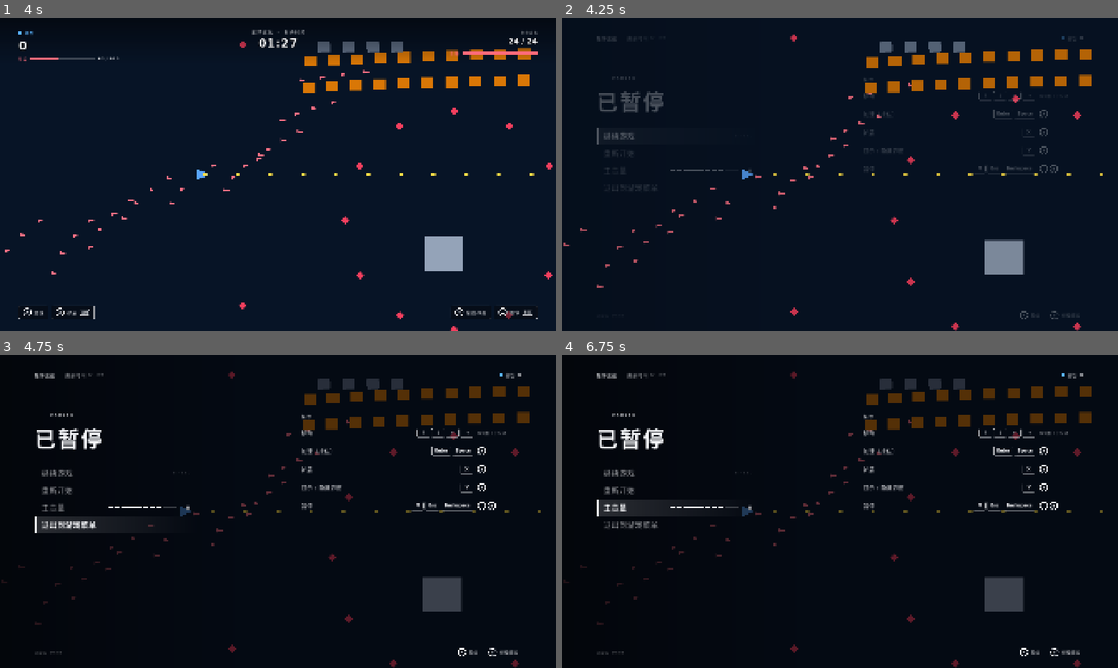
Above: before the commit, frames 1-4 (two rows, left to right).
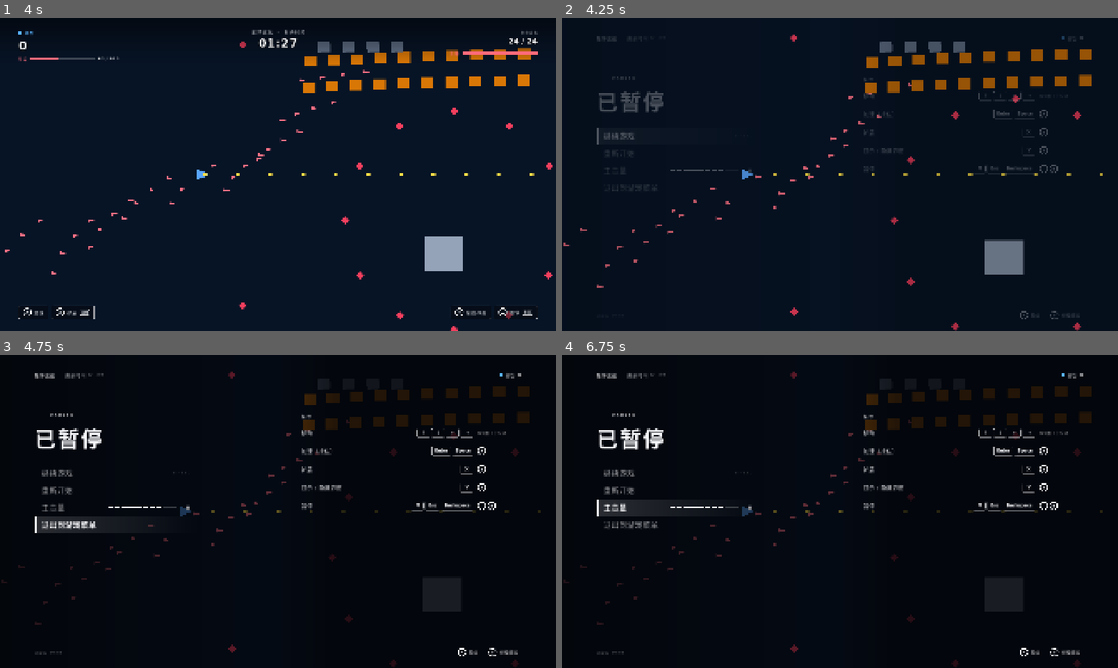
Above: after the commit, the same moments.

Repository: yldm-tech/classic-games
Game: Godot game, scene res://launcher/launcher.tscn
Two runs of this game, one before a commit and one after it. Both use one fixed random seed, a clock stepped at 60 frames per second and the inputs below.
Inputs (mouse positions are in pixels of both pictures, inside the frame that each line leads up to):
- Up to frame 1 (4 s): tap Enter (launcher_accept) at 0.5, 0.6 s; move the mouse to (400, 158) at 0.52 s; hold Right (launcher_right) 0.53-1.25 s; click (400, 158) at 0.67 s; drag from (166, 190) to (244, 89) at 1.27 s; move the mouse to (333, 105) at 2.02 s; hold Right (launcher_right) 2.03-2.75 s; tap Page Up (launcher_lt) at 2.1 s; drag from (250, 237) to (94, 174) at 2.77 s; move the mouse to (444, 221) at 3.52 s; hold Left (launcher_left) from 3.53 s (still down); tap Page Down (launcher_rt) at 3.6 s
- Up to frame 2 (4.25 s): keep holding Left (launcher_left); tap M (launcher_menu) at 4.15 s
- Up to frame 3 (4.75 s): release Left (launcher_left) at 4.25 s; drag from (111, 464) to (5, 580) at 4.27 s
- Up to frame 4 (6.75 s): tap Enter (launcher_accept) at 5, 5.75 s; move the mouse to (867, 511) at 5.02 s; hold Escape (launcher_back) 5.03-5.75 s; tap X (launcher_x) at 5.1 s; click (867, 511) at 5.17 s; drag from (756, 433) to (584, 567) at 5.77 s; move the mouse to (962, 495) at 6.52 s; hold Up (launcher_up) from 6.53 s (still down); tap J at 6.6 s

Frame 1 is identical in both runs. In frame 2, 1.5% of the frame differs, in the area x 58-98%, y 10-100%; in frame 3, 2.6%, in the area x 55-98%, y 7-100%; in frame 4, 2.6%.

Commit message:
fix(client): open pause after the focus-out notification and keep small text readable
The focus-out notification is propagated through the whole tree, which cannot be changed meanwhile, so the pause screen is now opened right after it instead of inside it. The shot script forces its frames, so a covered window no longer hangs it, and turns the focus pause off for its own unfocused window. The HUD's top gradient hides with the HUD, and pause and the result darken the right side under their small text.

Diff:
--- a/apps/client/launcher/game_flow_test.gd
+++ b/apps/client/launcher/game_flow_test.gd
@@ -466,10 +466,20 @@
 	game.find_child("PauseButton", true, false).activated.emit()
 	_check("the on-screen pause button pauses", shell.current_id() == &"pause")
 	shell.dispatch(In.MENU)
-	game.notification(Node.NOTIFICATION_APPLICATION_FOCUS_OUT)
-	_check("losing window focus pauses", shell.current_id() == &"pause" and shell.game_host.is_paused())
-	game.notification(Node.NOTIFICATION_APPLICATION_FOCUS_OUT)
+	# Delivered the way the window delivers it: to the whole tree at once.
+	root.propagate_notification(Node.NOTIFICATION_APPLICATION_FOCUS_OUT)
+	await _frames(1)
+	_check("losing window focus pauses", shell.current_id() == &"pause" and shell.game_host.is_paused() and shell.current_screen().is_inside_tree())
+	root.propagate_notification(Node.NOTIFICATION_APPLICATION_FOCUS_OUT)
+	await _frames(1)
 	_check("losing it again while paused changes nothing", shell.current_id() == &"pause" and finished.is_empty())
+	shell.dispatch(In.BACK)
+	game.pause_on_focus_loss = false
+	root.propagate_notification(Node.NOTIFICATION_APPLICATION_FOCUS_OUT)
+	await _frames(1)
+	_check("a tool can turn that off", shell.current_id() == &"game" and not shell.game_host.is_paused())
+	game.pause_on_focus_loss = true
+	shell.dispatch(In.MENU)
 
 	shell.dispatch(In.DOWN)
 	shell.dispatch(In.DOWN)
@@ -584,9 +594,9 @@
 
 	shell.go(&"game", {"game": "survivor"})
 	await _frames(3)
-	shell.game_host.notification(Node.NOTIFICATION_WM_CLOSE_REQUEST)
+	shell.propagate_notification(Node.NOTIFICATION_WM_CLOSE_REQUEST)
 	_check("closing the window ends and records the live run", not shell.game_host.is_running() and count["finished"] == 3 and _runs(store, "survivor") == 3)
-	shell.game_host.notification(Node.NOTIFICATION_WM_CLOSE_REQUEST)
+	shell.propagate_notification(Node.NOTIFICATION_WM_CLOSE_REQUEST)
 	_check("a second close request records nothing more", count["finished"] == 3 and _runs(store, "survivor") == 3)
 	_check("the game screen stays put, there is nowhere to go", shell.current_id() == &"game")
 	shell.go(&"home")
@@ -595,7 +605,7 @@
 	shell.go(&"game", {"game": "survivor"})
 	await _frames(3)
 	shell.dispatch(In.MENU)
-	shell.game_host.notification(Node.NOTIFICATION_WM_CLOSE_REQUEST)
+	shell.propagate_notification(Node.NOTIFICATION_WM_CLOSE_REQUEST)
 	_check("closing the window while paused records the run too", count["finished"] == 4 and _runs(store, "survivor") == 4)
 	shell.dispatch(In.BACK)
 	await _frames(2)
--- a/apps/client/launcher/game_screen.gd
+++ b/apps/client/launcher/game_screen.gd
@@ -27,6 +27,8 @@
 var phase := PHASE_PLAYING
 var result_row := RESULT_RETRY
 var hud_visible := true
+## Whether the run pauses when the window loses focus. The screenshot tool turns it off, because its window is never the focused one for long.
+var pause_on_focus_loss := true
 var tower_index := 0
 ## Where the next tower goes, in stage coordinates.
 var cursor_at := Vector2(GameSession.STAGE_SIZE) / 2.0
@@ -62,9 +64,6 @@
 var _last_mouse := Vector2.ZERO
 
 func build() -> void:
-	var top := C.GradientRect.new([[0.0, T.deep(0.65)], [1.0, T.deep(0.0)]])
-	top.size = Vector2(T.CANVAS.x, 160)
-	add_child(top)
 	_stage_click = C.Pressable.new()
 	_stage_click.name = "StageClick"
 	_stage_click.mouse_default_cursor_shape = Control.CURSOR_ARROW
@@ -91,6 +90,9 @@
 	_hud.name = "Hud"
 	_hud.mouse_filter = Control.MOUSE_FILTER_IGNORE
 	add_child(W.fill(_hud))
+	var top := C.GradientRect.new([[0.0, T.deep(0.65)], [1.0, T.deep(0.0)]])
+	top.size = Vector2(T.CANVAS.x, 160)
+	_hud.add_child(top)
 
 	var left := W.vbox(8)
 	left.name = "Player"
@@ -240,8 +242,9 @@
 	shell.game_host.clear_stage()
 
 func _notification(what: int) -> void:
-	if what == NOTIFICATION_APPLICATION_FOCUS_OUT and shell != null:
-		open_pause()
+	# The notification is propagated through the whole tree, which cannot be changed while that is going on, so the pause screen is opened right after it.
+	if what == NOTIFICATION_APPLICATION_FOCUS_OUT and shell != null and pause_on_focus_loss:
+		open_pause.call_deferred()
 
 func _start(id: String) -> void:
 	game_id = id
@@ -551,6 +554,10 @@
 	var unlocked: Array = record.get("unlocked", [])
 	if unlocked.is_empty():
 		return
+	# The list sits on the right, where the frozen stage is only lightly dimmed; darken that side so the small text stays readable.
+	var shade := C.GradientRect.new([[0.0, T.deep(0.0)], [0.55, T.deep(0.0)], [0.68, T.deep(0.6)], [1.0, T.deep(0.6)]], true)
+	_result.add_child(W.fill(shade))
+	_result.move_child(shade, 2)
 	var aside := W.vbox(6)
 	aside.name = "Unlocked"
 	aside.position = Vector2(T.CANVAS.x - T.MARGIN - T.SIDE_PANEL_WIDTH, T.PAUSE_COLUMN_TOP)
--- a/apps/client/launcher/launcher_shot.gd
+++ b/apps/client/launcher/launcher_shot.gd
@@ -53,6 +53,7 @@
 	shell.store = store
 	viewport.add_child(shell)
 	await process_frame
+	(shell.screen(LauncherRoot.GAME) as LauncherGameScreen).pause_on_focus_loss = false
 	if screen_id != "home":
 		shell.go(StringName(screen_id), {"game": _env("LAUNCHER_SHOT_GAME", "shooter")})
 	for action in _env("LAUNCHER_SHOT_ACTIONS", "").split(",", false):
@@ -65,7 +66,9 @@
 	Engine.time_scale = 1.0
 	# Let the screen fade, the backdrop cross-fade and the card resize finish.
 	await create_timer(1.2).timeout
-	await RenderingServer.frame_post_draw
+	# A window that is covered, minimised or on another desktop is never drawn, so waiting for frame_post_draw would hang there. Force the frames instead: one for the nested viewports (blur, game stage), one for the canvas that shows them.
+	RenderingServer.force_draw()
+	RenderingServer.force_draw()
 	var image := viewport.get_texture().get_image()
 	DirAccess.make_dir_recursive_absolute(out_dir)
 	var path := out_dir.path_join(file_name + ".png")
--- a/apps/client/launcher/pause_screen.gd
+++ b/apps/client/launcher/pause_screen.gd
@@ -44,7 +44,8 @@
 	scrim.color = T.deep(T.A_SCRIM_PAUSE)
 	scrim.mouse_filter = Control.MOUSE_FILTER_IGNORE
 	add_child(W.fill(scrim))
-	add_child(W.fill(C.GradientRect.new([[0.0, T.deep(0.7)], [0.45, T.deep(0.0)], [1.0, T.deep(0.0)]], true)))
+	# Darker on the left under the menu, as in the design, and again on the right, where the controls table is small text over the frozen stage.
+	add_child(W.fill(C.GradientRect.new([[0.0, T.deep(0.7)], [0.45, T.deep(0.0)], [0.5, T.deep(0.0)], [0.6, T.deep(0.6)], [1.0, T.deep(0.6)]], true)))
 
 	var header := W.hbox(18)
 	header.name = "Header"
